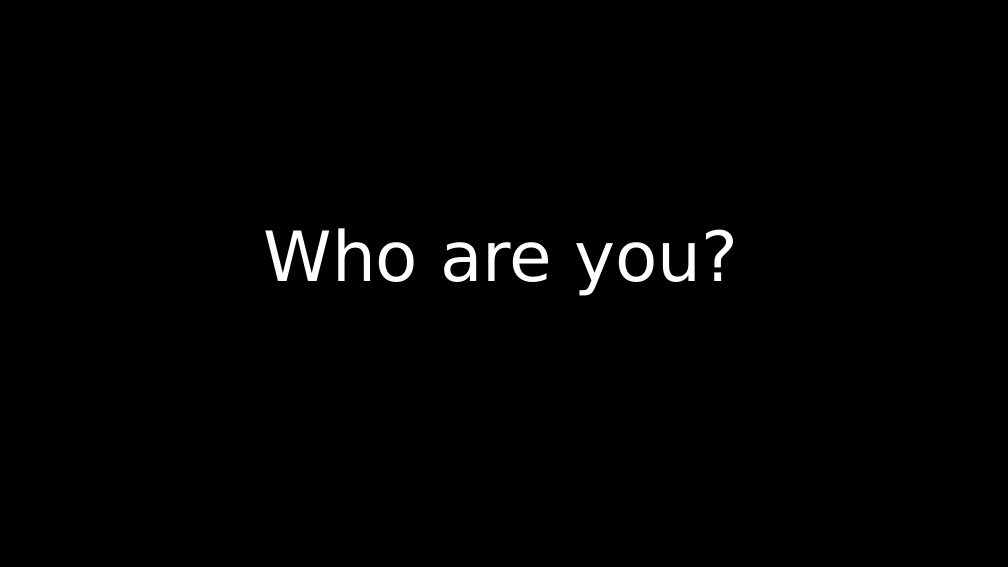
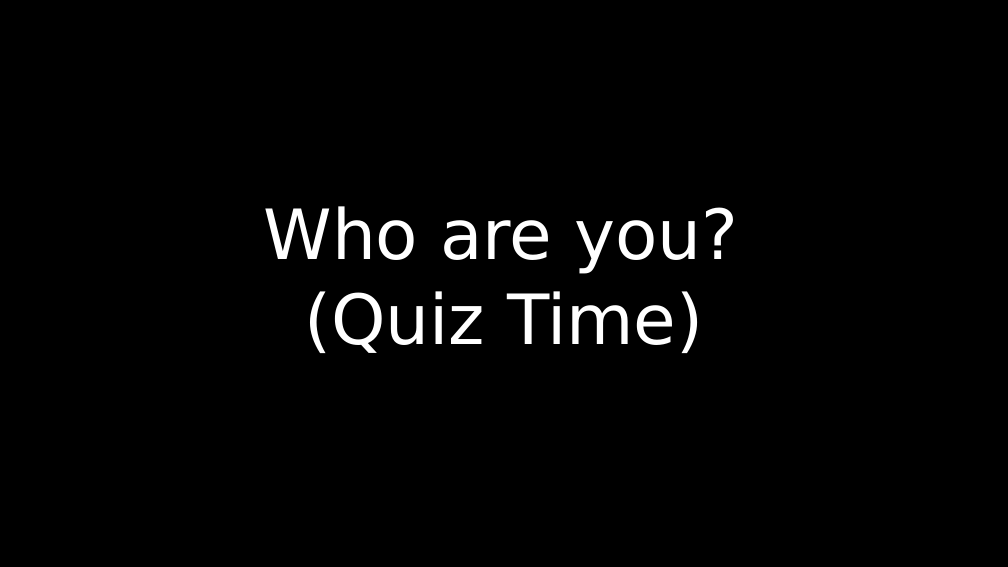
Before and after one commit to dschwarz91/websec-lecture, a slide deck: slide 3 of slides/1_Intro_and_Motivation.pptx. Drawn at 1008x567 pixels with LibreOffice and Linux fonts; fonts in the diff are those of the drawing. Boxes give left, top, right and bottom in pixels: in the first picture for what was removed or moved away, otherwise in the second. Text is boxed around its words. In the diff, an @@ line names an element or a change of style, - is before the commit and + after.

Commit message:
Added 'Quiz Time' slides so I don't forget quizes anymore.

```diff
--- a/slides/1_Intro_and_Motivation.pptx
+++ b/slides/1_Intro_and_Motivation.pptx
@@ text "Who are you?": place and size @@
-text "Who are you?" at (264,228,738,296)
+text "Who are you?" at (264,206,738,353)
@@ text at (304,291,704,353): paragraph added @@
+(Quiz Time)
```
Also in this commit, not shown: 3 other files.
